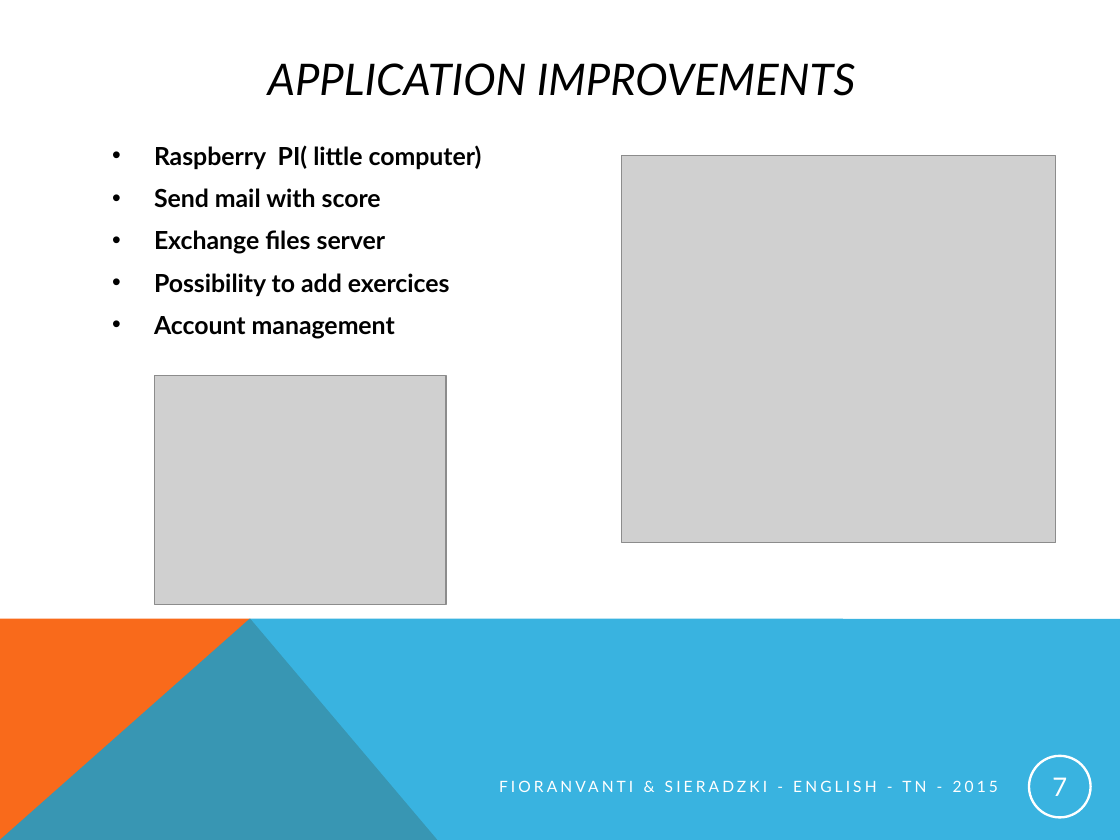
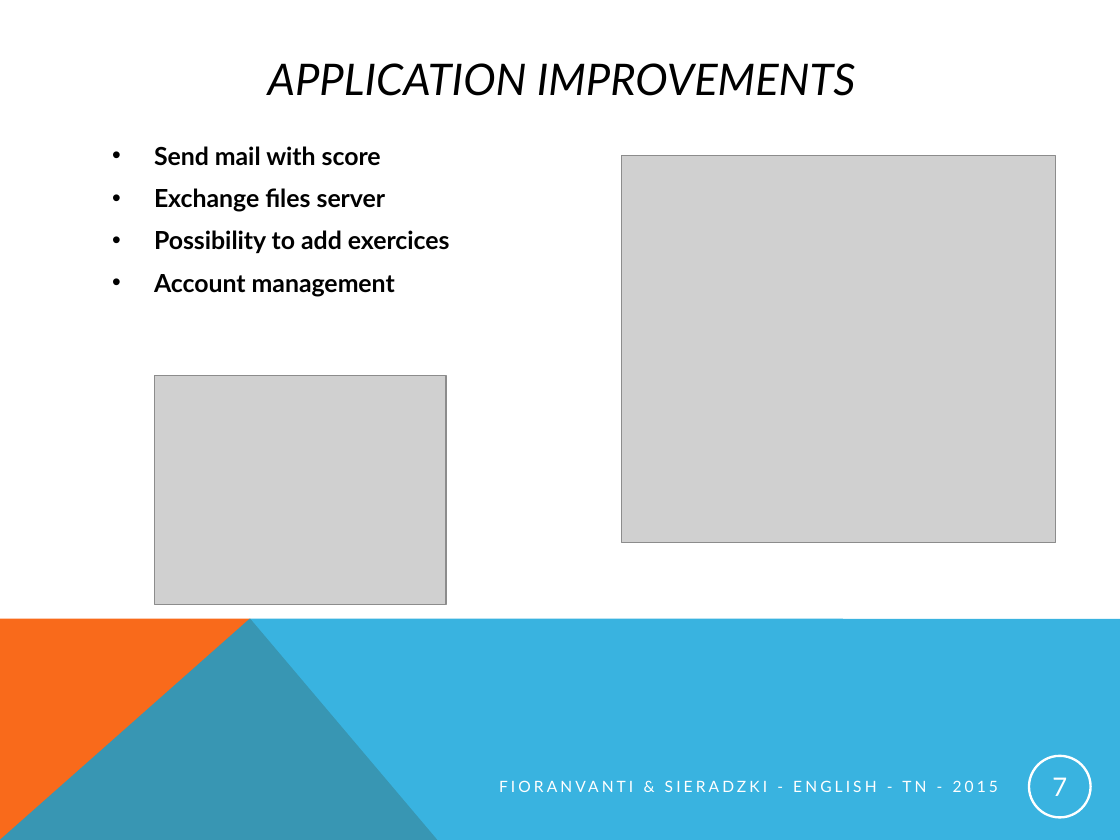
Before and after one commit to pINKmUNster/Projet_Anglais, a slide deck: slide 7 of English_presentation_project.pptx. Drawn at 1120x840 pixels with LibreOffice and Linux fonts; fonts in the diff are those of the drawing; grey boxes stand for pictures. Boxes give left, top, right and bottom in pixels: in the first picture for what was removed or moved away, otherwise in the second. Text is boxed around its words. In the diff, an @@ line names an element or a change of style, - is before the commit and + after.

```diff
--- a/English_presentation_project.pptx
+++ b/English_presentation_project.pptx
@@ text at box(154, 145, 482, 170): paragraph removed @@
-• Raspberry PI( little computer)
```
Also in this commit, not shown: 4 other slides changed, 2 other files.
